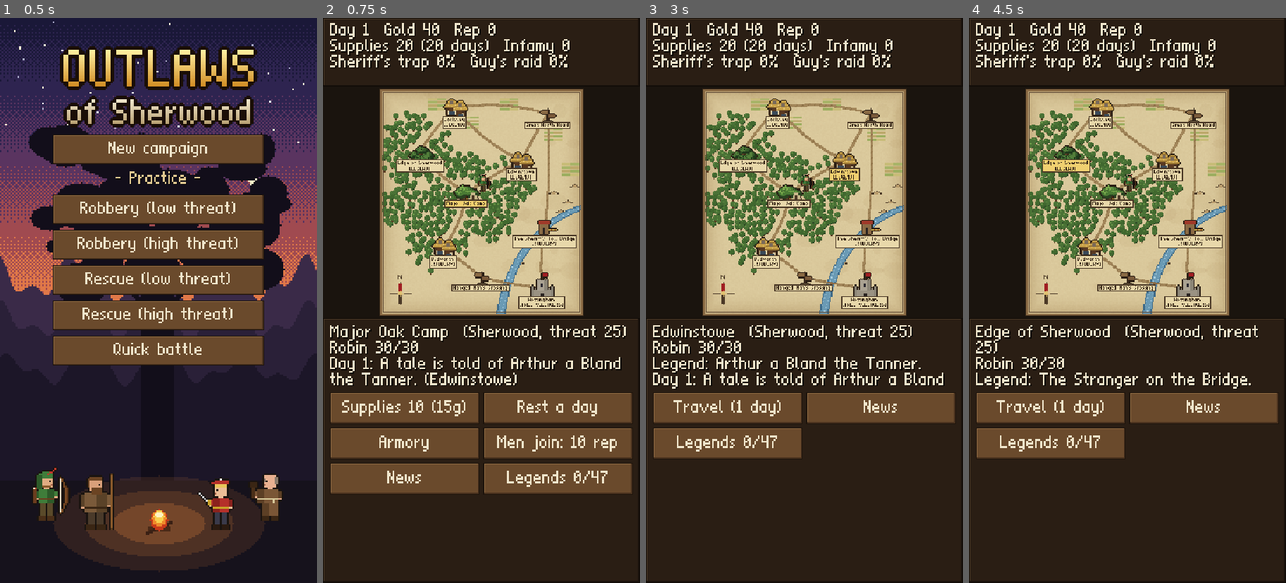
Above: before the commit, frames 1-4 (left to right).
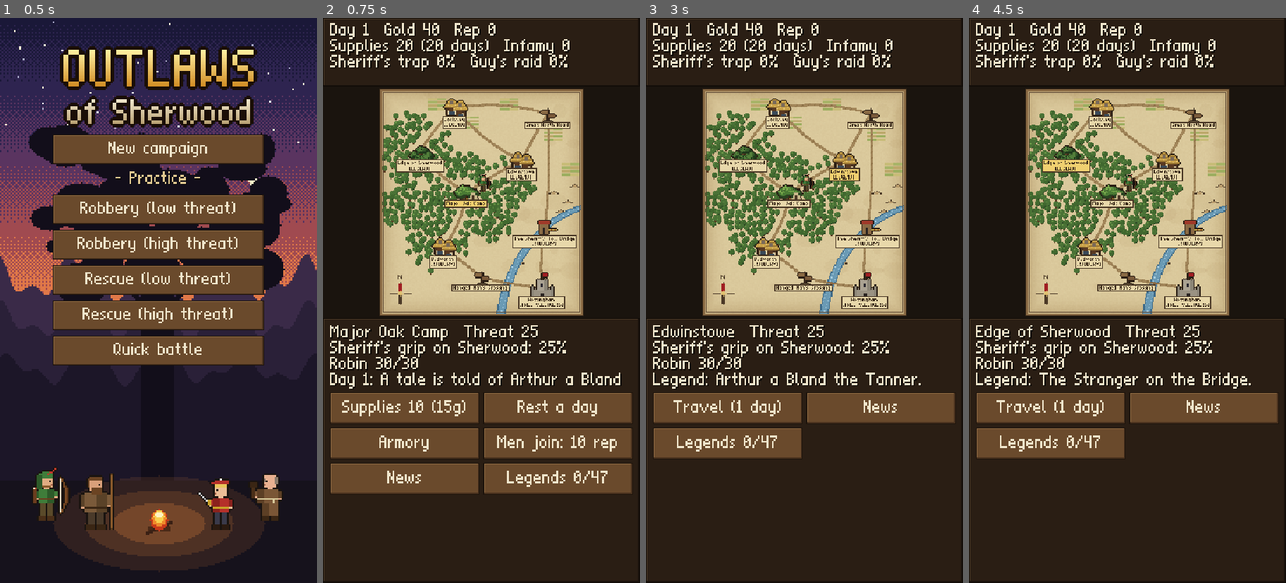
Above: after the commit, the same moments.

Repository: jamesrclifford/outlaws-of-sherwood
Game: Godot game, scene res://scenes/menu/main_menu.tscn
The game is run twice, just before and just after one commit, with the same random seed, the same clock (stepped at 60 frames per second) and the same inputs.
Inputs (mouse positions are in pixels of both pictures, inside the frame that each line leads up to):
- Up to frame 1 (0.5 s): no input
- Up to frame 2 (0.75 s): click "New campaign" at 0.5 s
- Up to frame 3 (3 s): click (788, 193) at 1.27 s; click "Major Oak Camp" at 2 s; click (845, 159) at 2.77 s
- Up to frame 4 (4.5 s): click "Edwinstowe [LEGEND]" at 3.5 s; click (1067, 153) at 4.27 s

Frame 1 is identical in both runs. In frame 2, 3.4% of the frame differs, in the area x 2-96%, y 54-66%; in frame 3, 3.3%; in frame 4, 1.2%.

Commit message:
Show the Sheriff's grip on a place's region in the map info; version 0.2.21
Co-Authored-By: Claude Opus 5.5 (1M context) <noreply@anthropic.com>
Claude-Session: https://claude.ai/code/session_01MmzGffP5XZa1E7ay26sSJ4

Diff:
--- a/scenes/map/map_view.gd
+++ b/scenes/map/map_view.gd
@@ -171,7 +171,9 @@
 	_refresh()
 	var c = campaign
 	var n: Dictionary = c.node(id)
-	var lines := ["%s  (%s, threat %d)" % [n["name"], c.map["regions"][n["region"]]["name"], c.threat(id)]]
+	# Threat is the Sheriff's grip on the region plus half the band's infamy.
+	var lines := ["%s  Threat %d" % [n["name"], c.threat(id)],
+		"Sheriff's grip on %s: %d%%" % [c.map["regions"][n["region"]]["name"], c.control[n["region"]]]]
 	var heroes_line := []
 	for h in c.free_heroes():
 		heroes_line.append("%s %d/%d" % [h.short_name(), h.hp, h.max_hp])
Not shown, changed: export_presets.cfg
